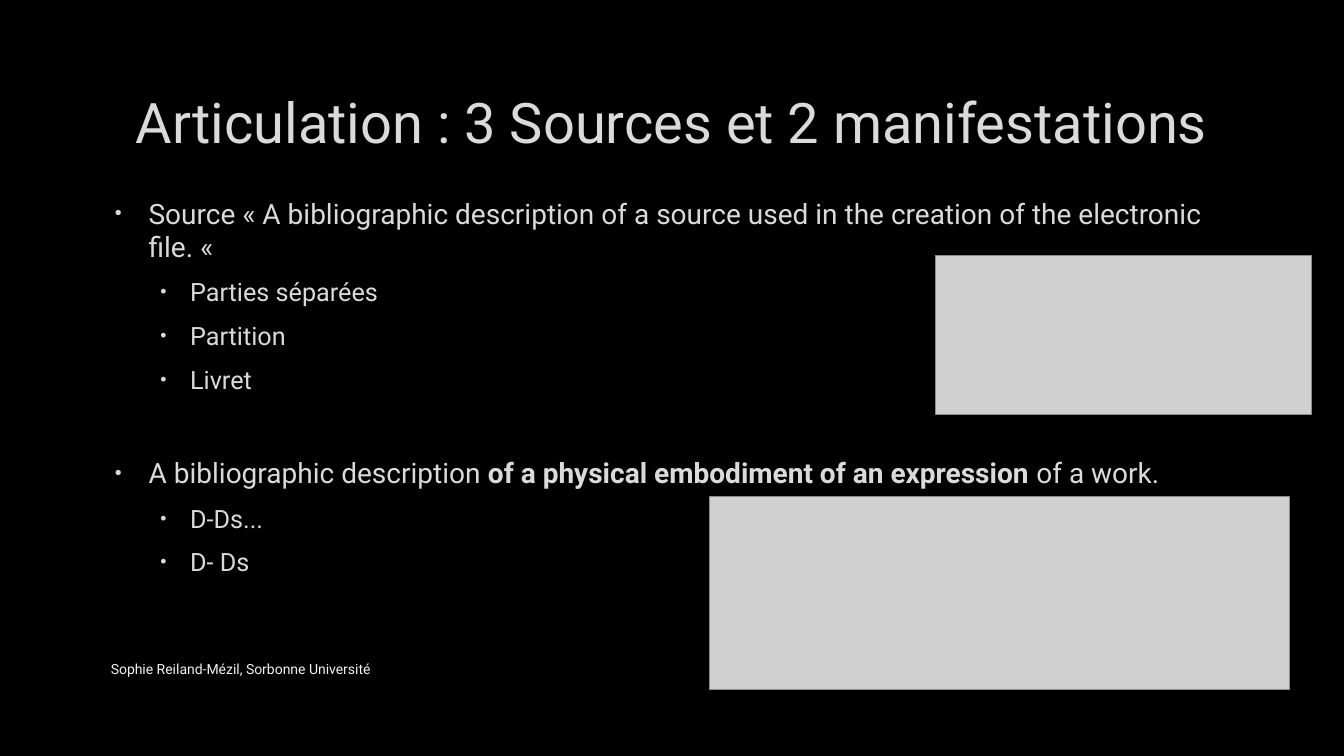
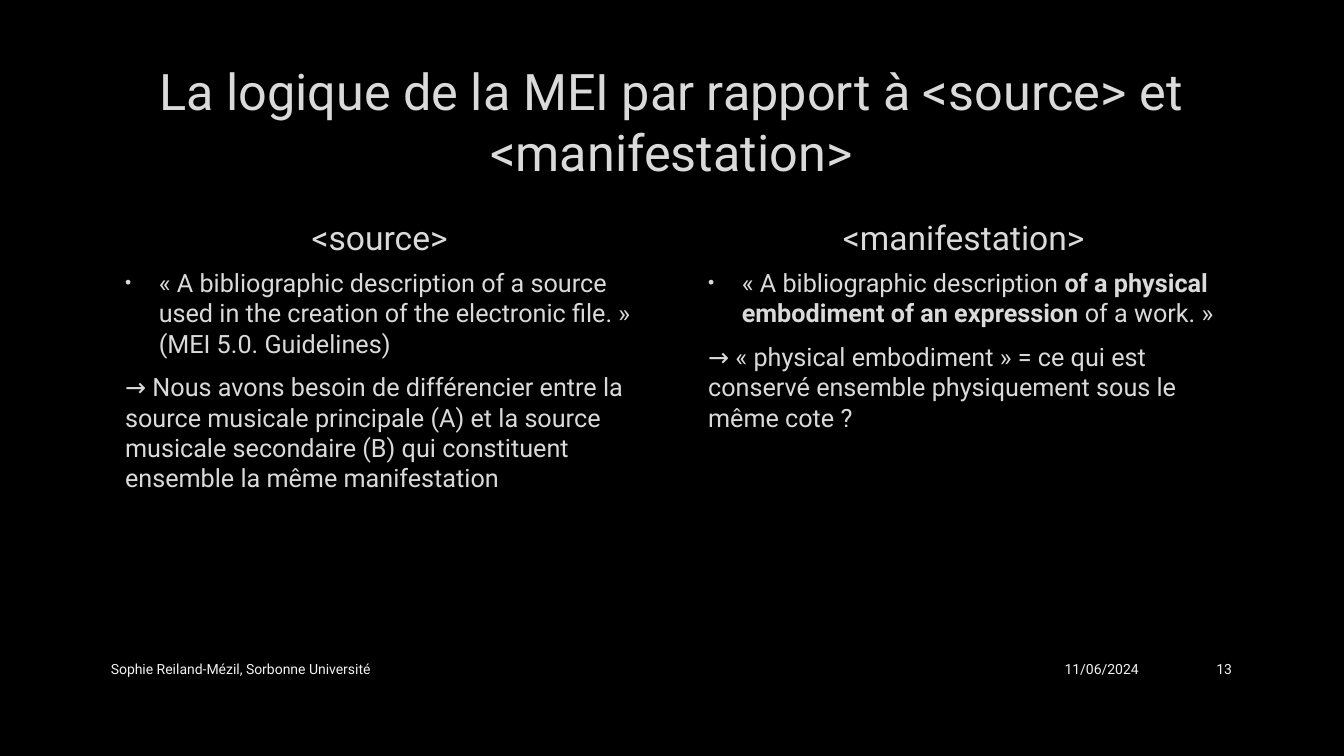
Before and after one commit to SophieReiland/graupner, a slide deck: slide 13 of presentations/Présentation_groupe_MEI.pptx (slide 10 before the commit). Drawn at 1344x756 pixels with LibreOffice and Linux fonts; fonts in the diff are those of the drawing; grey boxes stand for pictures; background and template pictures are left out. Boxes give left, top, right and bottom in pixels: in the first picture for what was removed or moved away, otherwise in the second. Text is boxed around its words. In the diff, an @@ line names an element or a change of style, - is before the commit and + after.

```diff
--- a/presentations/Présentation_groupe_MEI.pptx
+++ b/presentations/Présentation_groupe_MEI.pptx
@@ title at bbox=[159, 72, 1182, 172]: text changed; size 40 to 36 pt @@
-Articulation : 3 Sources et 2 manifestations
+La logique de la MEI par rapport à <source> et <manifestation>
@@ text added at bbox=[312, 232, 448, 251], 24 pt, text #DADADA @@
+<source>
@@ text added at bbox=[843, 224, 1085, 251], 24 pt, text #DADADA @@
+<manifestation>
@@ picture removed at bbox=[937, 255, 1312, 414] @@
@@ text added at bbox=[125, 273, 623, 488], 18 pt, text #DADADA @@
+• « A bibliographic description of a source used in the creation of the electronic file. » (MEI 5.0. Guidelines)
+→ Nous avons besoin de différencier entre la source musicale principale (A) et la source musicale secondaire (B) qui constituent ensemble la même manifestation
@@ text at bbox=[708, 273, 1208, 428]: text changed; size 20 to 18 pt @@
-• Source « A bibliographic description of a source used in the creation of the electronic file. «
-  • Parties séparées
-  • Partition
-  • Livret
-• A bibliographic description of a physical embodiment of an expression of a work.
-  • D-Ds...
-  • D- Ds
+• « A bibliographic description of a physical embodiment of an expression of a work. »
+→ « physical embodiment » = ce qui est conservé ensemble physiquement sous le même cote ?
@@ picture removed at bbox=[710, 497, 1290, 690] @@
@@ page number at bbox=[1216, 664, 1232, 674]: text changed @@
-10
+13
```
Also in this commit, not shown: 18 other slides changed, 10 slides added.
